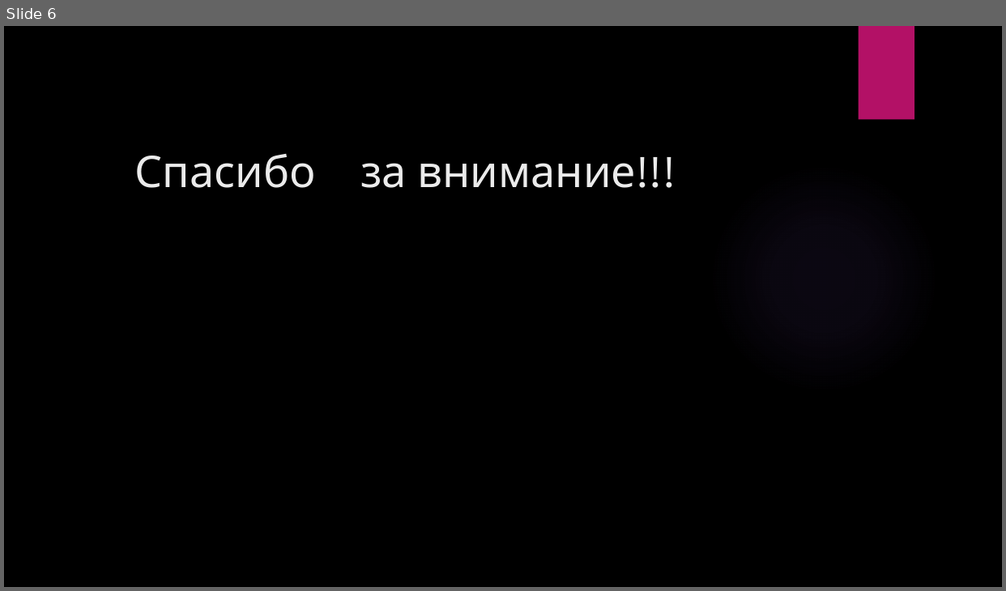
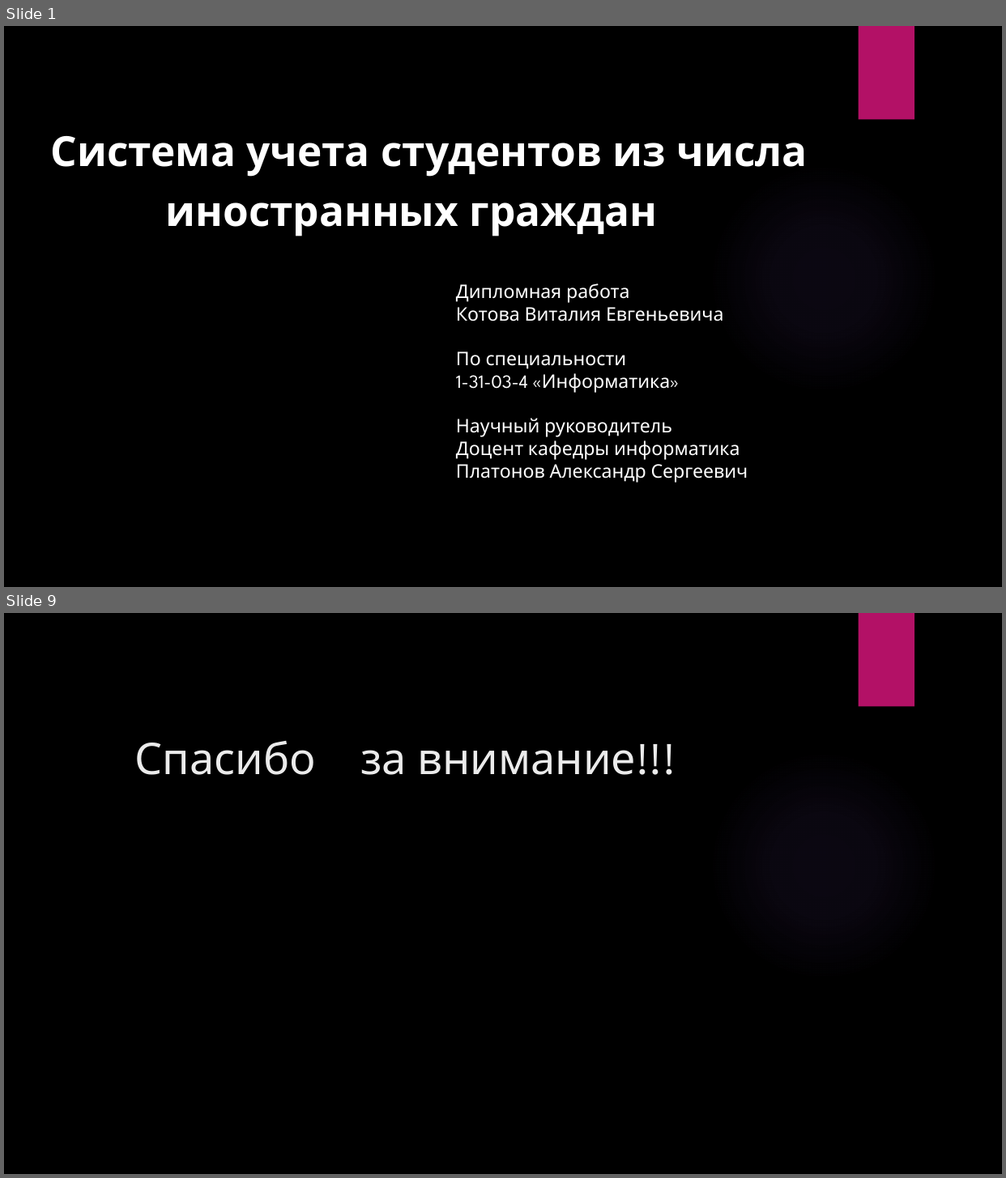
Before and after one commit to rokotov/inetnational-students, a slide deck: InetnationalStudents/Docs/Презентация.pptx. Shown one above the other, each under a label of ours: slide 6 before the commit, slides 1 and 9 after it; the slides between them are not shown. The pictures are 1006x591 and 1006x1178 pixels, drawn with LibreOffice and Linux fonts; fonts in the diff are those of the drawing; background and template pictures are left out. Boxes give left, top, right and bottom in pixels: in the first picture for what was removed or moved away, otherwise in the second. Text is boxed around its words. In the diff, an @@ line names an element or a change of style, - is before the commit and + after.

```diff
--- a/InetnationalStudents/Docs/Презентация.pptx
+++ b/InetnationalStudents/Docs/Презентация.pptx
@@ slide 1 added at [4, 26, 1002, 587], background picture (left out); not listed: 2 template elements that a slide beside it also shows @@
@@ text added at [51, 136, 808, 237], 40 pt, text #FFFFFF, bold @@
+Система учета студентов из числа иностранных граждан
@@ text added at [456, 284, 748, 483], 18 pt, text #FFFFFF @@
+Дипломная работа
+Котова Виталия Евгеньевича
+По специальности
+1-31-03-4 «Информатика»
+Научный руководитель
+Доцент кафедры информатика
+Платонов Александр Сергеевич
@@ what was slide 6 is now slide 9 @@
```
Also in this commit, not shown: 1 slide changed, 5 other slides added, 3 slides removed, 1 other file.
